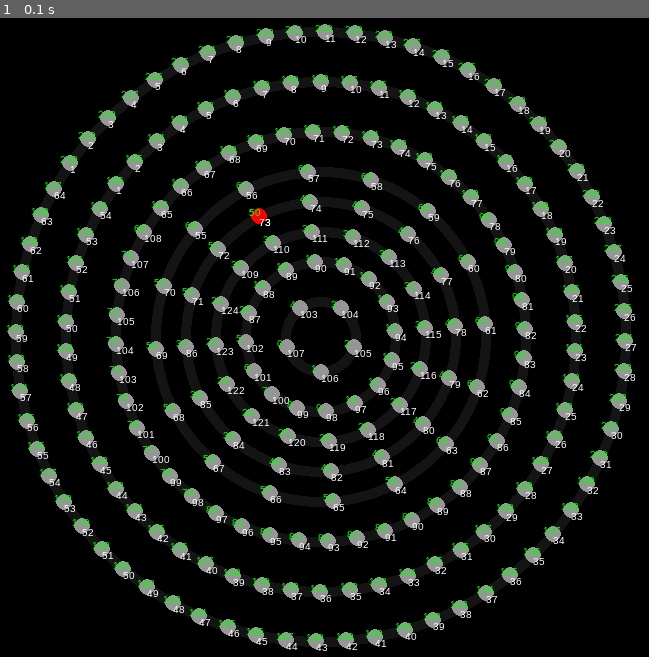
Above: before the commit, frame 1.
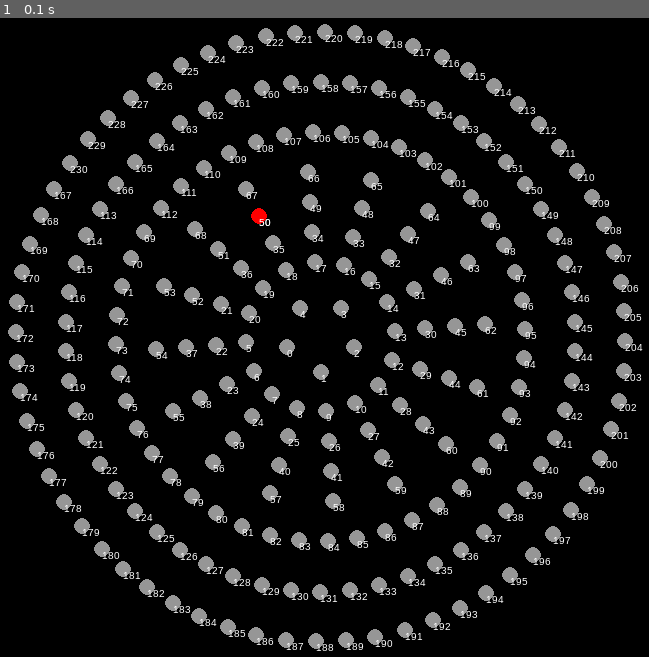
Above: after the commit, the same moment.

Repository: copacetic/edulux
Game: pygame game, started from kid.py
The game is run twice, just before and just after one commit, with the same random seed, the same clock (stepped at 60 frames per second) and the same inputs.
Inputs:
- Up to frame 1 (0.1 s): no input

The runs differ from the first frame. In frame 1, 6.2% of the frame differs, in the area x 0-100%, y 1-100%.

Commit message:
some changes

Diff:
--- a/kid.py
+++ b/kid.py
@@ -1,7 +1,7 @@
 import simulator as sim
 import random
 
-sim.init()
+sim.init(False, True)
 
 sim.light_list[50].set_color((255,0,0))
 
--- a/simulator.py
+++ b/simulator.py
@@ -13,7 +13,6 @@
 c_darkgrey = 20,20,20
 c_lightgrey = 150,150,150
 
-
 pos=[100,100]
 radius_array = [30,40,30,30,30,40,50,50]
 size = width,height = 900,800
@@ -22,6 +21,9 @@
 screen = pygame.display.set_mode(size)
 screen.fill(c_black)
 font = pygame.font.SysFont("Arial", 10)
+
+showRings = False
+showNumb = False
 
 light_list = []
 
@@ -41,10 +43,13 @@
 
     def draw(self):
         pygame.draw.circle(screen, self.color, self.pos, self.radius)
-        real_label = font.render(str(self.real_id), 1, c_white)
-        local_label = font.render(str(self.id_code), 1, c_green)
-        screen.blit(local_label, (self.pos[0]-10,self.pos[1]-10))
-        screen.blit(real_label, self.pos)
+
+        if showNumb:
+            local_label = font.render(str(self.id_code), 1, c_white)
+            screen.blit(local_label, (self.pos[0],self.pos[1]))
+
+        #real_label = font.render(str(self.real_id), 1, c_white)
+        #screen.blit(real_label, self.pos)
 
 
 def draw_rings(ring_thickness, number_of_rings, radius_array):
@@ -95,11 +100,20 @@
 def draw_diagram(first_radius, ring_thickness, number_of_rings, light_radius, radius_array):
     for i in range(1,number_of_rings):
         radius_array[i] += radius_array[i-1]
-    draw_rings(ring_thickness, number_of_rings, radius_array)
+    if showRings:
+        draw_rings(ring_thickness, number_of_rings, radius_array)
+
     compute_lights(number_of_rings, ring_thickness, light_radius, radius_array)
     draw_lights()
 
-def init():
+def init(should_show_ring, should_show_numb):
+    global showRings, showNumb
+
+    if should_show_ring:
+        showRings = True
+    if should_show_numb:
+        showNumb = True
+
     draw_diagram(30,10,8,8,radius_array)
     pygame.display.flip()
 
